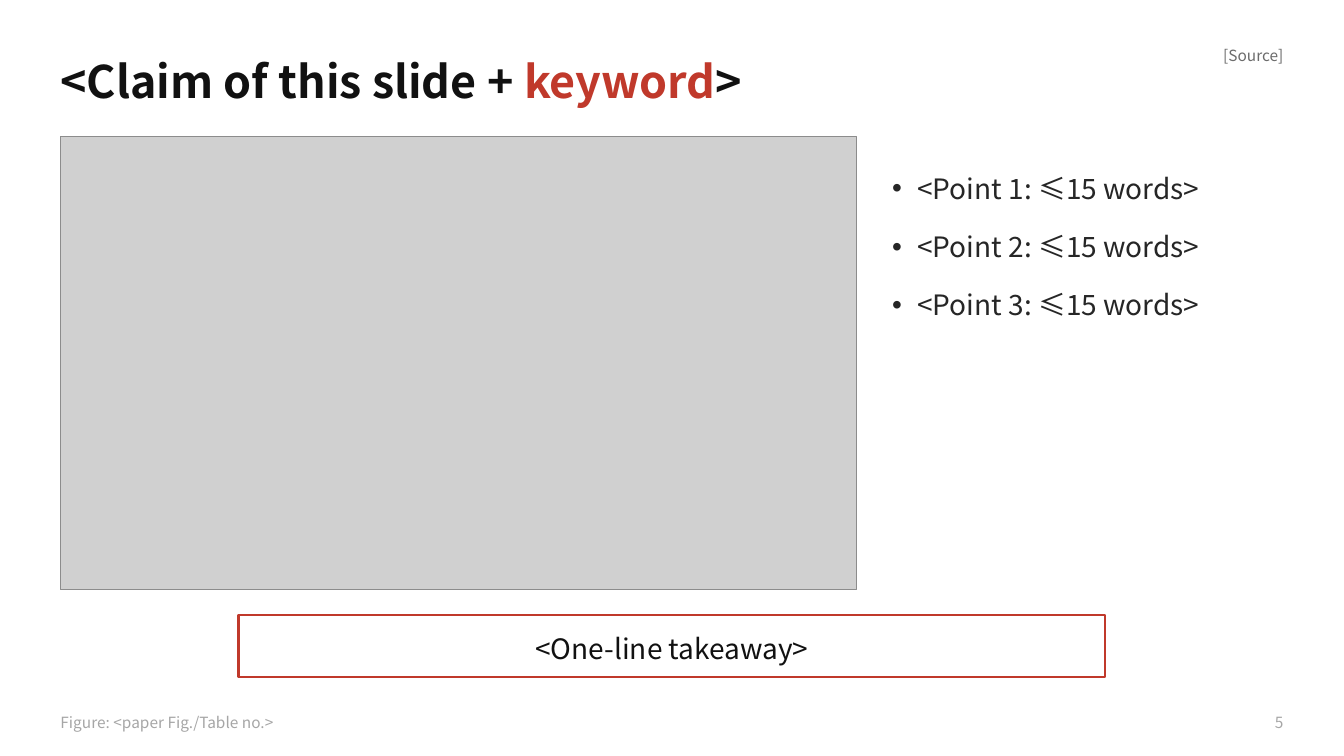
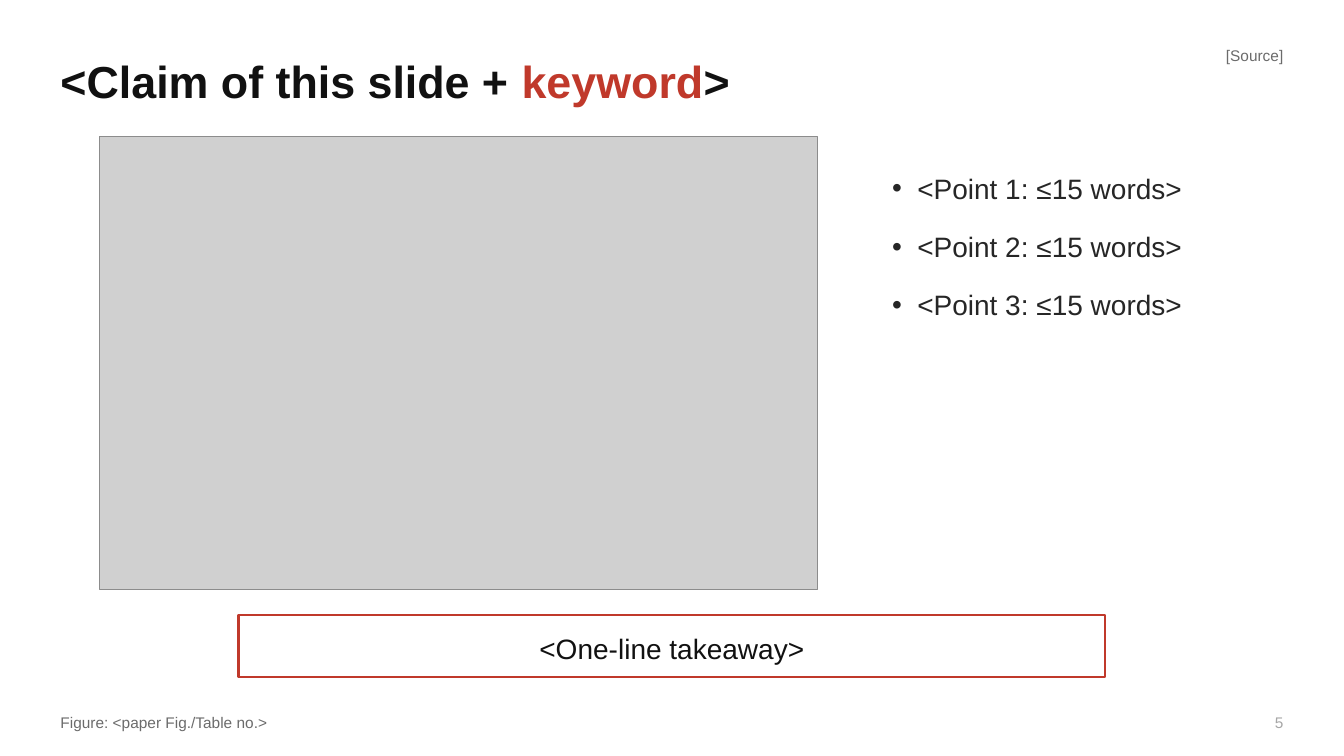
Before and after one commit to smallSheep123/paper-skills, a slide deck: slide 5 of paper-ppt/styles/international/template.pptx. Drawn at 1344x756 pixels with LibreOffice and Linux fonts; fonts in the diff are those of the drawing; grey boxes stand for pictures. Boxes give left, top, right and bottom in pixels: in the first picture for what was removed or moved away, otherwise in the second. Text is boxed around its words. In the diff, an @@ line names an element or a change of style, - is before the commit and + after.

```diff
--- a/paper-ppt/styles/international/template.pptx
+++ b/paper-ppt/styles/international/template.pptx
@@ picture: place and size @@
-picture at [60,136,857,590]
+picture at [100,136,818,590]
@@ font Noto Sans CJK SC to Arial in 5 elements at [60,65,730,107], [1226,50,1283,64], [1275,717,1284,728], [917,178,1182,316], [539,638,804,665] @@
@@ text "Figure: <paper Fig./Table no.>" at [60,717,267,731]: font Noto Sans CJK SC to Arial, text colour #A6A6A6 to #6B6B6B @@
```
Also in this commit, not shown: 7 other slides changed, 34 other files.
